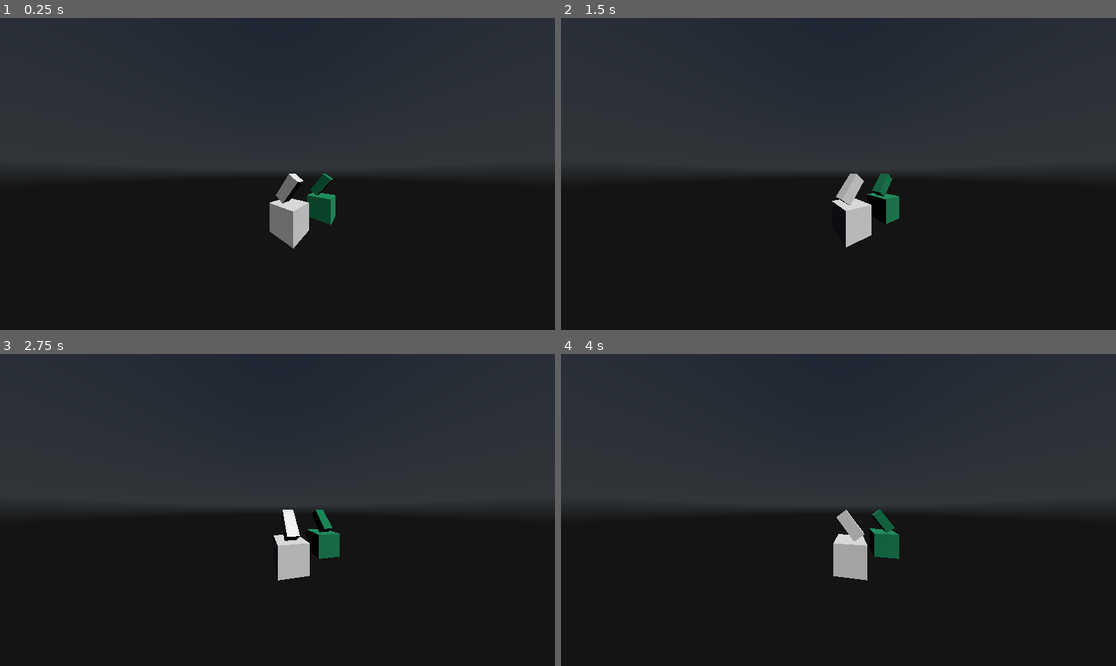
Above: before the commit, frames 1-4 (two rows, left to right).
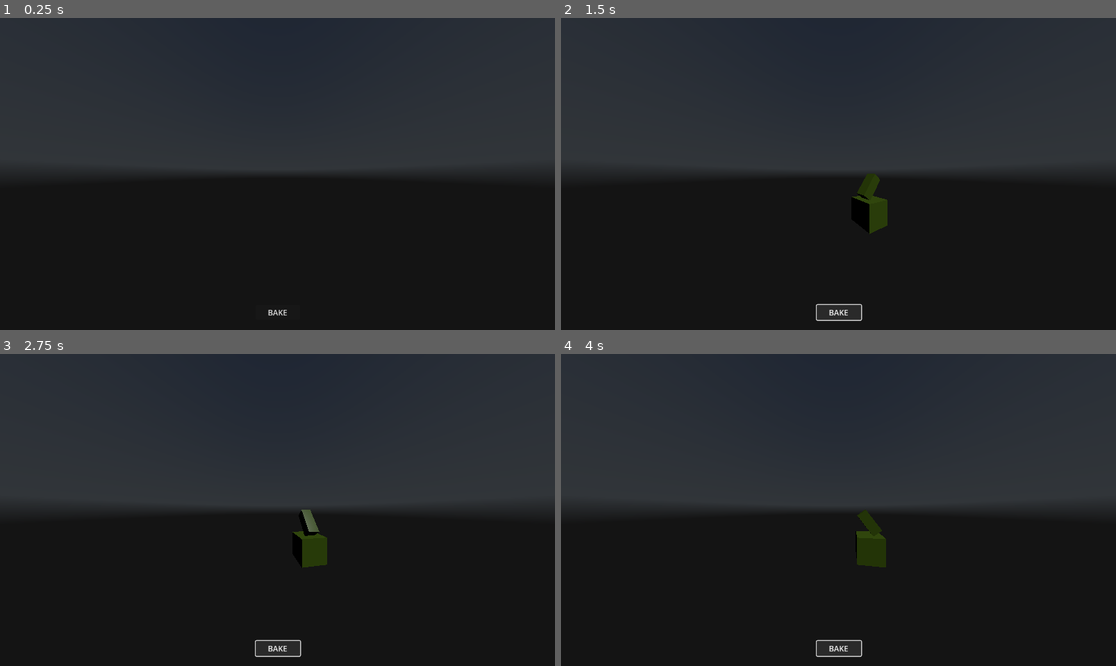
Above: after the commit, the same moments.

Repository: bigCodeArthur/Builder_rogue_like
Game: Godot game, scene res://BuilderTest.tscn
The game is run twice, just before and just after one commit, with the same random seed, the same clock (stepped at 60 frames per second) and the same inputs. A sky picture missing from this copy of the repository is replaced by a grey-blue gradient.
Inputs (mouse positions are in pixels of both pictures, inside the frame that each line leads up to):
- Up to frame 1 (0.25 s): no input
- Up to frame 2 (1.5 s): click (838, 311) at 0.5 s, where only the run after the commit has a clickable "BAKE"; tap Enter (ui_accept) at 1.25 s; hold Right (ui_right) from 1.28 s (still down); hold Enter (ui_accept) from 1.28 s (still down)
- Up to frame 3 (2.75 s): release Right (ui_right) at 2.03 s; release Enter (ui_accept) at 2.03 s; hold Down (ui_down) from 2.03 s (still down); tap Enter (ui_accept) at 2.1, 2.27, 2.57 s
- Up to frame 4 (4 s): release Down (ui_down) at 2.78 s; hold Right (ui_right) 2.78-3.53 s; hold Enter (ui_accept) 2.78-3.53 s; hold Up (ui_up) from 3.53 s (still down); tap Enter (ui_accept) at 3.6, 3.77 s

The runs differ from the first frame. In frame 1, 1.7% of the frame differs, in the area x 48-61%, y 49-96%; in frame 2, 1.9%; in frame 3, 1.8%; in frame 4, 2.1%, in the area x 45-61%, y 49-98%.

Commit message:
added helper script, added basic material, added test scene to demo baked and exported shape, GREATLY improved baker script

Diff:
--- a/Base_creation_material.tres
+++ b/Base_creation_material.tres
@@ -1,7 +1,6 @@
-[gd_resource type="BoxMesh" format=3 uid="uid://8iclnpxgysj8"]
-
-[sub_resource type="StandardMaterial3D" id="StandardMaterial3D_wx73e"]
-vertex_color_use_as_albedo = true
+[gd_resource type="StandardMaterial3D" format=3 uid="uid://brvlbsaj0tib6"]
 
 [resource]
-material = SubResource("StandardMaterial3D_wx73e")
+vertex_color_use_as_albedo = true
+roughness = 0.2
+clearcoat_enabled = true
--- a/BuilderTest.tscn
+++ b/BuilderTest.tscn
@@ -1,10 +1,10 @@
 [gd_scene format=3 uid="uid://b4qbi5wo2o4g2"]
 
-[ext_resource type="Script" uid="uid://5tsxj2gavqfn" path="res://classes/Baker.gd" id="1_ia73o"]
+[ext_resource type="Script" uid="uid://do1ndi52fhc2b" path="res://baker_api.gd" id="1_e6v0q"]
 [ext_resource type="Script" uid="uid://buqkdsglachok" path="res://classes/Creator.gd" id="2_j1vrw"]
 [ext_resource type="PackedScene" uid="uid://cmbxadjn6kp3" path="res://gltfs/Untitled2.gltf" id="2_ml37p"]
+[ext_resource type="Script" uid="uid://cnubn2qlk5sw" path="res://camera_3d.gd" id="2_t1fpa"]
 [ext_resource type="PackedScene" uid="uid://bkrltcif54ujh" path="res://gltfs/Untitled.gltf" id="3_j1vrw"]
-[ext_resource type="BoxMesh" uid="uid://8iclnpxgysj8" path="res://Base_creation_material.tres" id="4_e6v0q"]
 [ext_resource type="Script" uid="uid://olorsgowbwgq" path="res://Target.gd" id="6_e6v0q"]
 [ext_resource type="Texture2D" uid="uid://bfx12selscvgq" path="res://textures/citrus_orchard_puresky_2k.exr" id="6_vfkme"]
 
@@ -19,38 +19,61 @@
 background_energy_multiplier = 0.3
 sky = SubResource("Sky_t1fpa")
 
-[node name="Node3D" type="Node3D" unique_id=1595056590]
+[node name="Main" type="Node3D" unique_id=1595056590]
 
-[node name="baker" type="Node3D" parent="." unique_id=2089916458 node_paths=PackedStringArray("creator", "target")]
-script = ExtResource("1_ia73o")
+[node name="Baker" type="Node" parent="." unique_id=953020490 node_paths=PackedStringArray("creator", "target")]
+script = ExtResource("1_e6v0q")
 creator = NodePath("../creator")
 target = NodePath("../Target")
+metadata/_custom_type_script = "uid://5tsxj2gavqfn"
 
-[node name="Camera3D" type="Camera3D" parent="." unique_id=1353930547]
+[node name="Environment" type="WorldEnvironment" parent="." unique_id=1556506300]
+environment = SubResource("Environment_1edov")
+
+[node name="Camera3D" type="Camera3D" parent="Environment" unique_id=1353930547]
 transform = Transform3D(0.8481683, 0, -0.5297268, 0, 1, 0, 0.5297268, 0, 0.8481683, -5.8566504, 3.043, 4.616)
 fov = 123.5
+script = ExtResource("2_t1fpa")
 
-[node name="DirectionalLight3D" type="DirectionalLight3D" parent="." unique_id=1930909081]
+[node name="DirectionalLight3D" type="DirectionalLight3D" parent="Environment" unique_id=1930909081]
 transform = Transform3D(1, 0, 0, 0, 0.5863865, 0.8100315, 0, -0.8100315, 0.5863865, 0, 0, 12.670316)
 
-[node name="WorldEnvironment" type="WorldEnvironment" parent="." unique_id=1556506300]
-environment = SubResource("Environment_1edov")
-
 [node name="Target" type="Node3D" parent="." unique_id=1691935409]
-transform = Transform3D(1, 0, 0, 0, 1, 0, 0, 0, 1, 2, 0, 0)
 script = ExtResource("6_e6v0q")
 
 [node name="Skeleton3D" type="Skeleton3D" parent="Target" unique_id=1096565119]
 
 [node name="Target_mesh" type="MeshInstance3D" parent="Target/Skeleton3D" unique_id=1210599835]
 transform = Transform3D(0.99999994, 0, 0, 0, 1, 0, 0, 0, 0.99999994, 0, 0, 0)
-mesh = ExtResource("4_e6v0q")
 
 [node name="creator" type="Node3D" parent="." unique_id=1933058923]
-transform = Transform3D(1, 0, 0, 0, 1, 0, 0, 0, 1, -2, 0, 0)
+transform = Transform3D(1, 0, 0, 0, 1, 0, 0, 0, 1, 0, -20, 0)
 script = ExtResource("2_j1vrw")
 
 [node name="Untitled2" parent="creator" unique_id=2094855226 instance=ExtResource("2_ml37p")]
 transform = Transform3D(1, 0, 0, 0, 0.7993492, -0.6008668, 0, 0.6008668, 0.7993492, 0, 2, 0)
 
 [node name="Untitled" parent="creator" unique_id=2077244224 instance=ExtResource("3_j1vrw")]
+
+[node name="UI" type="Control" parent="." unique_id=1276930379]
+layout_mode = 3
+anchors_preset = 15
+anchor_right = 1.0
+anchor_bottom = 1.0
+grow_horizontal = 2
+grow_vertical = 2
+
+[node name="Button" type="Button" parent="UI" unique_id=1995851184]
+layout_mode = 1
+anchors_preset = -1
+anchor_left = 0.46100003
+anchor_top = 1.0
+anchor_right = 0.541
+anchor_bottom = 1.0
+offset_left = -0.072021484
+offset_top = -52.0
+offset_right = -0.23199463
+offset_bottom = -21.0
+text = "BAKE"
+
+[connection signal="pressed" from="UI/Button" to="Baker" method="_on_button_pressed"]
--- a/Target.gd
+++ b/Target.gd
@@ -1,11 +1,12 @@
 class_name Target extends Node3D
 
-@onready var target_mesh_instance: MeshInstance3D = $Skeleton3D/Target_mesh
+@onready var mesh: MeshInstance3D = $Skeleton3D/Target_mesh
+@onready var skeleton: Skeleton3D = $Skeleton3D
 
 
 func set_mesh(value : Mesh) -> void:
-	find_child("Target_mesh").mesh = value
+	mesh.mesh = value
 
 
 func get_mesh() -> Mesh:
-	return target_mesh_instance.mesh
+	return mesh.mesh
--- /dev/null
+++ b/baker_api.gd
@@ -0,0 +1,4 @@
+extends Baker
+
+func _on_button_pressed() -> void:
+	bake()
--- /dev/null
+++ b/camera_3d.gd
@@ -0,0 +1,10 @@
+extends Camera3D
+var up_pos = position
+var down_pos = up_pos + Vector3.DOWN * 20
+
+
+func _process(_delta: float) -> void:
+	if Input.is_action_pressed("ui_accept"):
+		position = down_pos
+	else:
+		position = up_pos
--- /dev/null
+++ b/character_body_3d.gd
@@ -0,0 +1,41 @@
+extends CharacterBody3D
+
+
+const SPEED = 5.0
+const JUMP_VELOCITY = 4.5
+
+
+func _ready() -> void:
+	var gltf_document_load = GLTFDocument.new()
+	var gltf_state_load = GLTFState.new()
+	var error = gltf_document_load.append_from_file("user://test.glb", gltf_state_load)
+	if error == OK:
+		var gltf_scene_root_node = gltf_document_load.generate_scene(gltf_state_load)
+		add_child(gltf_scene_root_node)
+		print("test")
+	else:
+		print("Couldn't load glTF scene (error code: %s)." % error_string(error))
+
+
+
+func _physics_process(delta: float) -> void:
+	# Add the gravity.
+	if not is_on_floor():
+		velocity += get_gravity() * delta
+
+	# Handle jump.
+	if Input.is_action_just_pressed("ui_accept") and is_on_floor():
+		velocity.y = JUMP_VELOCITY
+
+	# Get the input direction and handle the movement/deceleration.
+	# As good practice, you should replace UI actions with custom gameplay actions.
+	var input_dir := Input.get_vector("ui_left", "ui_right", "ui_up", "ui_down")
+	var direction := (transform.basis * Vector3(input_dir.x, 0, input_dir.y)).normalized()
+	if direction:
+		velocity.x = direction.x * SPEED
+		velocity.z = direction.z * SPEED
+	else:
+		velocity.x = move_toward(velocity.x, 0, SPEED)
+		velocity.z = move_toward(velocity.z, 0, SPEED)
+
+	move_and_slide()
--- a/classes/Baker.gd
+++ b/classes/Baker.gd
@@ -1,33 +1,14 @@
-class_name Baker extends Node3D
+class_name Baker extends Node
+
+const BASE_CREATION_MATERIAL = preload("uid://brvlbsaj0tib6")
+
+var dt : MeshDataTool = MeshDataTool.new()
+var st : SurfaceTool = SurfaceTool.new()
 
 @export var creator : Creator
 @export var target : Target
 
-var dt : MeshDataTool = MeshDataTool.new()
-var st : SurfaceTool = SurfaceTool.new()
-
 @onready var target_mesh: MeshInstance3D = $"../Target/Skeleton3D/Target_mesh"
-
-func bake() -> ArrayMesh:
-	st.begin(Mesh.PRIMITIVE_TRIANGLES)
-	var skeleton := Skeleton3D.new()
-	var joints : Array[Joint] = find_children("", "Joint") as Array[Joint]
-	var meshes = creator.find_children("", "MeshInstance3D", true, false)
-
-	for joint in joints: bake_segment_to_bone(meshes, skeleton.add_bone(joint.bone_name))
-
-	return ArrayMesh.new()
-
-
-func _ready() -> void:
-	st.begin(Mesh.PRIMITIVE_TRIANGLES)
-	var meshes = creator.find_children("", "MeshInstance3D", true, false)
-	target.set_mesh(bake_segment_to_bone(meshes, 0))
-
-	var gltf_doc = GLTFDocument.new()
-	var gltf_state = GLTFState.new()
-	gltf_doc.append_from_scene(target, gltf_state)
-	gltf_doc.write_to_filesystem(gltf_state, "res://gltfs/test.glb")
 
 
 func _physics_process(delta: float) -> void:
@@ -35,25 +16,53 @@
 	target.rotate(Vector3.UP, delta)
 
 
-## turn a group of meshes into a single one,
-## with the influence of a single given bone.
-func bake_segment_to_bone(meshes: Array, bone_id: int) -> ArrayMesh:
-	var creator_inverse := creator.global_transform.affine_inverse()
-	for mesh_instance in meshes as Array[MeshInstance3D]:
-		var offset := creator_inverse * mesh_instance.global_transform
-		var normal_mat := offset.basis.inverse().transposed()
-		dt.create_from_surface(mesh_instance.mesh as ArrayMesh, 0)
-		st.set_material(target_mesh.mesh.material)
-		# go through each tri and through each vertex of that tri
-		for face in dt.get_face_count(): for corner in 3:
-			var vert := dt.get_face_vertex(face, corner)
-			var new_normal := normal_mat * dt.get_vertex_normal(vert)
-			var new_vertex := offset * dt.get_vertex(vert)
-			st.set_color(Color(0.0, 0.523, 0.33, 1.0)) # test value
-			st.set_bones(PackedInt32Array([bone_id, 0, 0, 0]))
-			st.set_weights(PackedFloat32Array([1, 0, 0, 0]))
-			st.set_uv(dt.get_vertex_uv(vert))
-			st.set_normal(new_normal.normalized())
-			st.add_vertex(new_vertex)
+func bake() -> void:
+	var meshes: Array[Mesh] = []
+	var transforms: Array[Transform3D] = []
+
+	for instance in creator.find_children("", "MeshInstance3D", true, false):
+		if instance is MeshInstance3D:
+			meshes.append(instance.mesh)
+			transforms.append(instance.global_transform)
+
+	st.begin(Mesh.PRIMITIVE_TRIANGLES)
+	target.set_mesh(bake_segment_to_bone(meshes, transforms, 0))
+	Helper.save_as_gltf(target)
+
+
+func bake_segment_to_bone(
+	c_meshes: Array[Mesh],
+	c_transforms : Array[Transform3D],
+	bone_id: int
+) -> ArrayMesh:
+	var offset := creator.global_transform.affine_inverse()
+	for m in c_meshes.size(): bake_mesh_to_bone(c_meshes[m], c_transforms[m], bone_id, offset)
 	st.generate_tangents()
 	return st.commit()
+
+
+func bake_mesh_to_bone(
+	c_mesh: Mesh,
+	c_transform: Transform3D,
+	bone_id: int,
+	offset: Transform3D
+) -> void:
+	var position_offset := offset * c_transform
+	var normal_offset := position_offset.basis.inverse().transposed()
+	var color := Color(0.219, 0.308, 0.076, 1.0)
+
+	dt.create_from_surface(c_mesh as ArrayMesh, 0)
+	st.set_material(BASE_CREATION_MATERIAL)
+
+	# go through each tri and through each vertex of that tri
+	for face in dt.get_face_count(): for corner_index in 3:
+		var vert := dt.get_face_vertex(face, corner_index)
+		var new_normal := normal_offset * dt.get_vertex_normal(vert)
+		var new_vertex := position_offset * dt.get_vertex(vert)
+
+		st.set_color(color) # test value
+		st.set_bones(PackedInt32Array([bone_id, 0, 0, 0]))
+		st.set_weights(PackedFloat32Array([1, 0, 0, 0]))
+		st.set_uv(dt.get_vertex_uv(vert))
+		st.set_normal(new_normal.normalized())
+		st.add_vertex(new_vertex)
--- /dev/null
+++ b/classes/Helper.gd
@@ -0,0 +1,7 @@
+class_name Helper extends Object
+
+static func save_as_gltf(t: Node3D) -> void:
+	var gltf_doc = GLTFDocument.new()
+	var gltf_state = GLTFState.new()
+	gltf_doc.append_from_scene(t, gltf_state)
+	gltf_doc.write_to_filesystem(gltf_state, "user://test.glb")
--- /dev/null
+++ b/playTest.tscn
@@ -0,0 +1,26 @@
+[gd_scene format=3 uid="uid://c2g2b4ktpb3l"]
+
+[ext_resource type="Script" uid="uid://b21od8fbvbvbn" path="res://character_body_3d.gd" id="1_mgp7t"]
+
+[sub_resource type="CapsuleShape3D" id="CapsuleShape3D_ukhfh"]
+
+[sub_resource type="WorldBoundaryShape3D" id="WorldBoundaryShape3D_mgp7t"]
+
+[node name="PlayTest" type="Node3D" unique_id=1628897284]
+
+[node name="CharacterBody3D" type="CharacterBody3D" parent="." unique_id=2038772913]
+script = ExtResource("1_mgp7t")
+
+[node name="CollisionShape3D" type="CollisionShape3D" parent="CharacterBody3D" unique_id=88785355]
+transform = Transform3D(1, 0, 0, 0, 1, 0, 0, 0, 1, 0, 1, 0)
+shape = SubResource("CapsuleShape3D_ukhfh")
+
+[node name="MeshInstance3D" type="MeshInstance3D" parent="CharacterBody3D" unique_id=246611166]
+
+[node name="Camera3D" type="Camera3D" parent="." unique_id=898509397]
+transform = Transform3D(1, 0, 0, 0, 1, 0, 0, 0, 1, 0, 1, 5)
+
+[node name="StaticBody3D" type="StaticBody3D" parent="." unique_id=88518545]
+
+[node name="CollisionShape3D" type="CollisionShape3D" parent="StaticBody3D" unique_id=687589570]
+shape = SubResource("WorldBoundaryShape3D_mgp7t")
Not shown, added: baker_api.gd.uid
Not shown, added: camera_3d.gd.uid
Not shown, added: character_body_3d.gd.uid
Not shown, added: classes/Helper.gd.uid
Binary file added: gltfs/basic_joint.glb
Not shown, changed: gltfs/basic_joint.glb.import
Binary file removed: gltfs/test.glb
